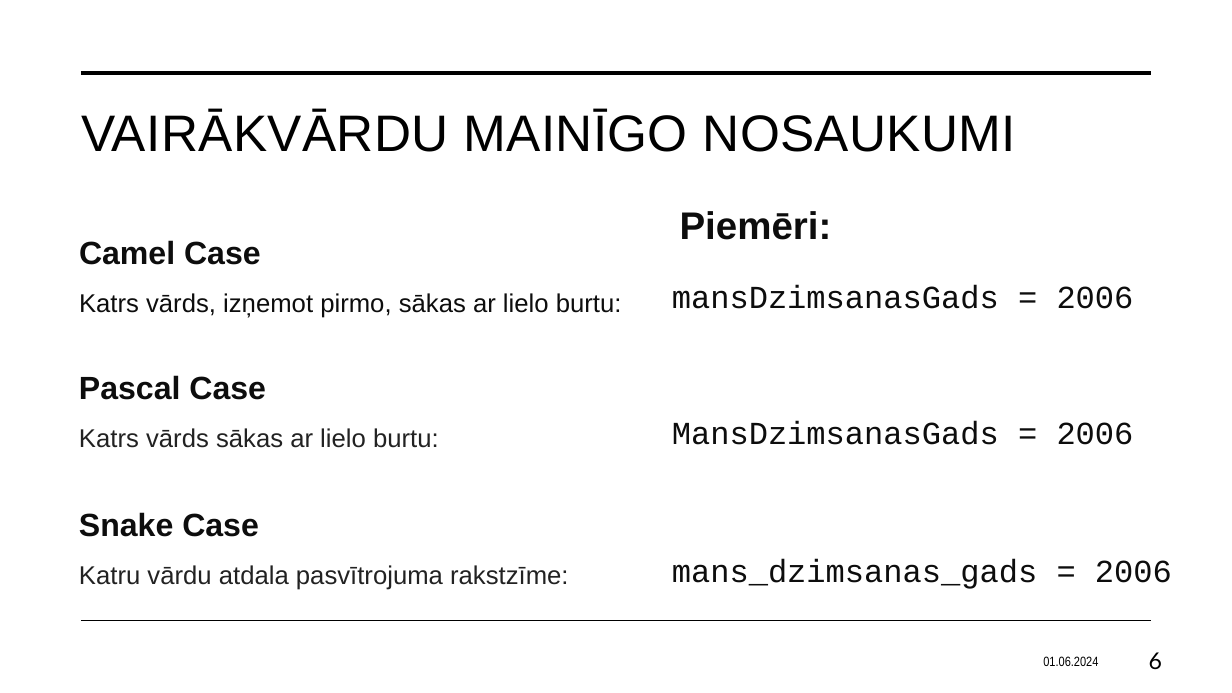
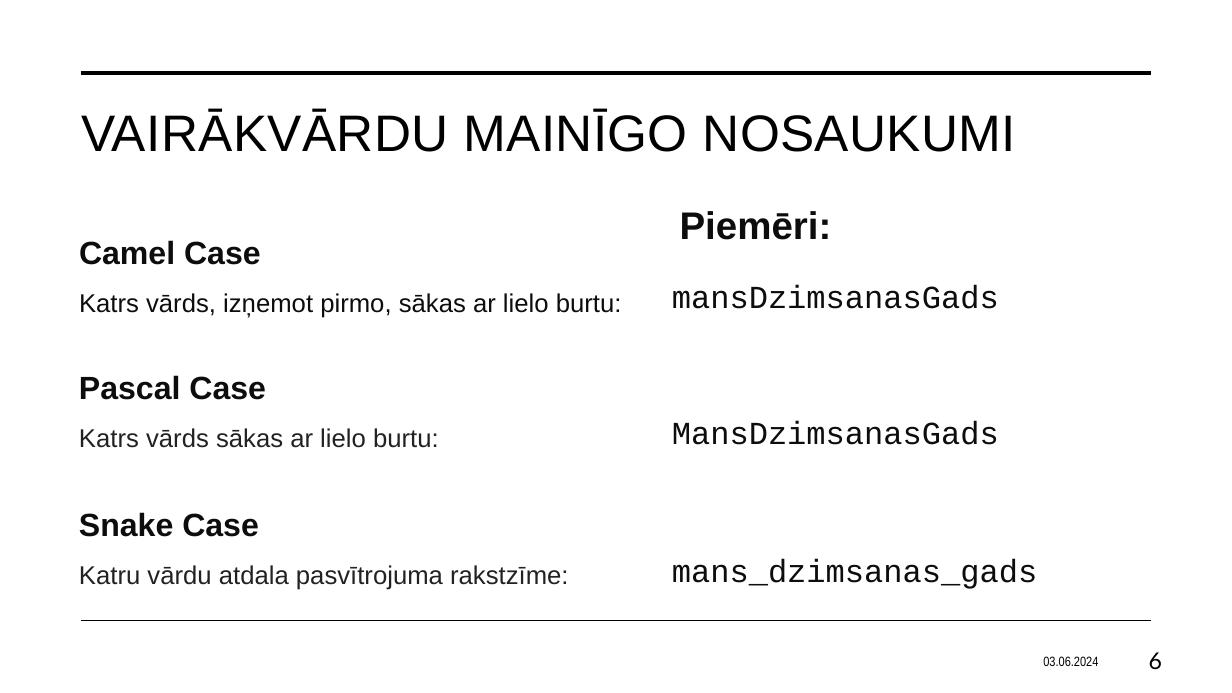
Before and after one commit to Gerda155/Fedotova_Eksamens, a slide deck: slide 6 of Fedotova_macibuMaterials.pptx. Drawn at 1232x693 pixels with LibreOffice and Linux fonts; fonts in the diff are those of the drawing. Boxes give left, top, right and bottom in pixels: in the first picture for what was removed or moved away, otherwise in the second. Text is boxed around its words. In the diff, an @@ line names an element or a change of style, - is before the commit and + after.

```diff
--- a/Fedotova_macibuMaterials.pptx
+++ b/Fedotova_macibuMaterials.pptx
@@ text at (672, 285, 999, 309): text changed @@
-mansDzimsanasGads = 2006
+mansDzimsanasGads
@@ text at (672, 421, 999, 445): text changed @@
-MansDzimsanasGads = 2006
+MansDzimsanasGads
@@ text at (672, 559, 1037, 589): text changed @@
-mans_dzimsanas_gads = 2006
+mans_dzimsanas_gads
@@ text at (1043, 656, 1098, 666): text changed @@
-01.06.2024
+03.06.2024
```
Also in this commit, not shown: 18 other slides changed, 5 slides added, 10 slides removed.
